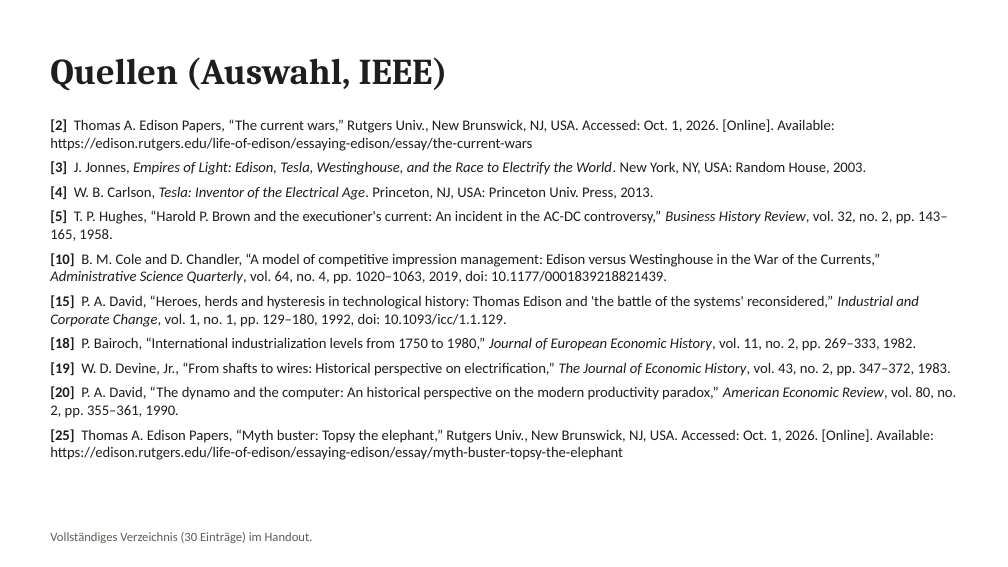
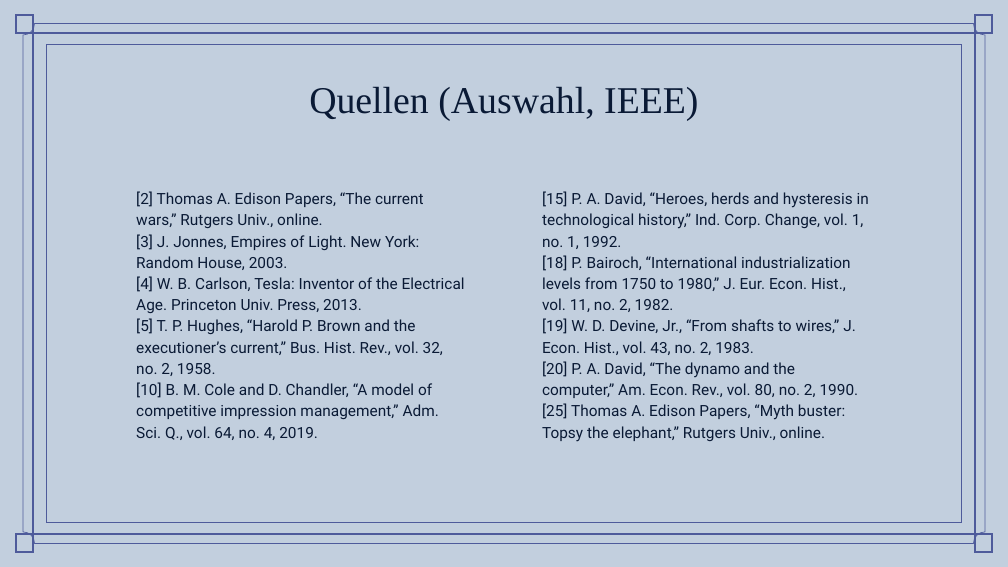
Before and after one commit to simonbruder-hub/Edison_vs_Westinghouse, a slide deck: slide 13 of abgabe/Praesentation_Stromkrieg_Bruder.pptx (slide 11 before the commit). Drawn at 1008x567 pixels with LibreOffice and Linux fonts; fonts in the diff are those of the drawing; background and template pictures are left out. Boxes give left, top, right and bottom in pixels: in the first picture for what was removed or moved away, otherwise in the second. Text is boxed around its words. In the diff, an @@ line names an element or a change of style, - is before the commit and + after.

```diff
--- a/abgabe/Praesentation_Stromkrieg_Bruder.pptx
+++ b/abgabe/Praesentation_Stromkrieg_Bruder.pptx
@@ background #FFFFFF to picture (left out) @@
@@ title "Quellen (Auswahl, IEEE)": place and size @@
-title "Quellen (Auswahl, IEEE)" at [50, 57, 448, 91]
+title "Quellen (Auswahl, IEEE)" at [309, 86, 698, 121]
@@ title "Quellen (Auswahl, IEEE)" at [309, 86, 698, 121]: size 26 to 27 pt, font Cambria to Times New Roman, text colour #1E1E1E to #0A1A35, bold off; alignment left to centre; vertical alignment middle to top @@
@@ text removed at [50, 119, 956, 460] @@
-[2] Thomas A. Edison Papers, “The current wars,” Rutgers Univ., New Brunswick, NJ, USA. Accessed: Oct. 1, 2026. [Online]. Available: https://edison.rutgers.edu/life-of-edison/essaying-edison/essay/the-current-wars
-[3] J. Jonnes, Empires of Light: Edison, Tesla, Westinghouse, and the Race to Electrify the World. New York, NY, USA: Random House, 2003.
-[4] W. B. Carlson, Tesla: Inventor of the Electrical Age. Princeton, NJ, USA: Princeton Univ. Press, 2013.
-[5] T. P. Hughes, “Harold P. Brown and the executioner's current: An incident in the AC-DC controversy,” Business History Review, vol. 32, no. 2, pp. 143–165, 1958.
-[10] B. M. Cole and D. Chandler, “A model of competitive impression management: Edison versus Westinghouse in the War of the Currents,” Administrative Science Quarterly, vol. 64, no. 4, pp. 1020–1063, 2019, doi: 10.1177/0001839218821439.
-[15] P. A. David, “Heroes, herds and hysteresis in technological history: Thomas Edison and 'the battle of the systems' reconsidered,” Industrial and Corporate Change, vol. 1, no. 1, pp. 129–180, 1992, doi: 10.1093/icc/1.1.129.
-[18] P. Bairoch, “International industrialization levels from 1750 to 1980,” Journal of European Economic History, vol. 11, no. 2, pp. 269–333, 1982.
-[19] W. D. Devine, Jr., “From shafts to wires: Historical perspective on electrification,” The Journal of Economic History, vol. 43, no. 2, pp. 347–372, 1983.
-[20] P. A. David, “The dynamo and the computer: An historical perspective on the modern productivity paradox,” American Economic Review, vol. 80, no. 2, pp. 355–361, 1990.
-[25] Thomas A. Edison Papers, “Myth buster: Topsy the elephant,” Rutgers Univ., New Brunswick, NJ, USA. Accessed: Oct. 1, 2026. [Online]. Available: https://edison.rutgers.edu/life-of-edison/essaying-edison/essay/myth-buster-topsy-the-elephant
@@ subtitle added at [136, 191, 465, 440], 11 pt, text #0A1A35 @@
+[2] Thomas A. Edison Papers, “The current wars,” Rutgers Univ., online.
+[3] J. Jonnes, Empires of Light. New York: Random House, 2003.
+[4] W. B. Carlson, Tesla: Inventor of the Electrical Age. Princeton Univ. Press, 2013.
+[5] T. P. Hughes, “Harold P. Brown and the executioner’s current,” Bus. Hist. Rev., vol. 32, no. 2, 1958.
+[10] B. M. Cole and D. Chandler, “A model of competitive impression management,” Adm. Sci. Q., vol. 64, no. 4, 2019.
@@ subtitle added at [542, 191, 869, 442], 11 pt, text #0A1A35 @@
+[15] P. A. David, “Heroes, herds and hysteresis in technological history,” Ind. Corp. Change, vol. 1, no. 1, 1992.
+[18] P. Bairoch, “International industrialization levels from 1750 to 1980,” J. Eur. Econ. Hist., vol. 11, no. 2, 1982.
+[19] W. D. Devine, Jr., “From shafts to wires,” J. Econ. Hist., vol. 43, no. 2, 1983.
+[20] P. A. David, “The dynamo and the computer,” Am. Econ. Rev., vol. 80, no. 2, 1990.
+[25] Thomas A. Edison Papers, “Myth buster: Topsy the elephant,” Rutgers Univ., online.
@@ text removed at [50, 532, 313, 543] @@
-Vollständiges Verzeichnis (30 Einträge) im Handout.
@@ group added at [16, 15, 992, 551]: 7 freeform shapes @@
```
Also in this commit, not shown: 7 other slides changed, 5 slides added, 3 slides removed, 5 other files.
